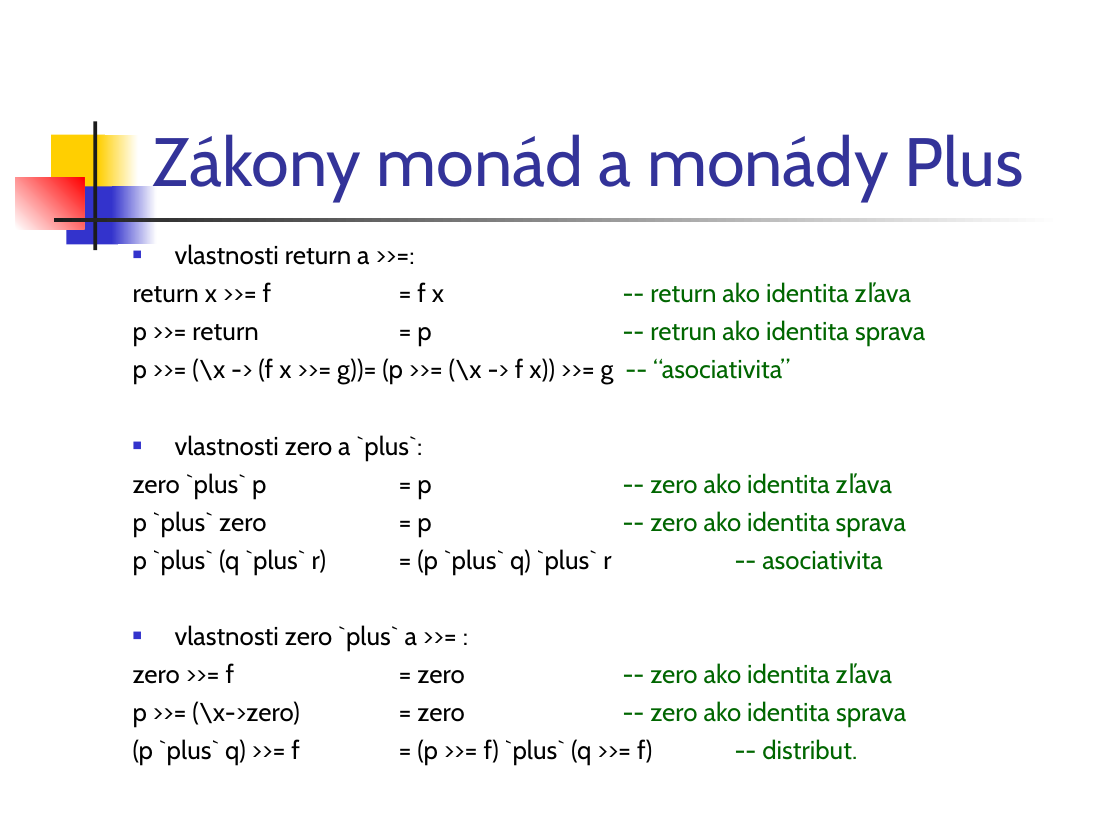
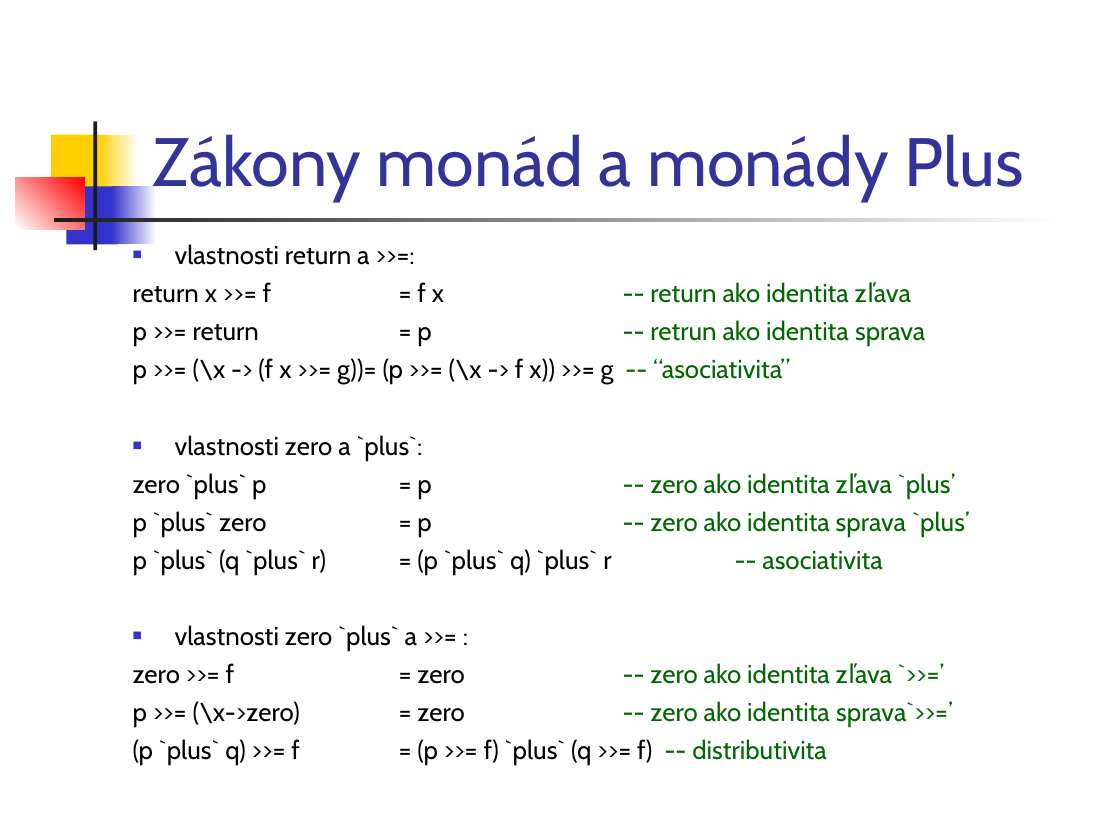
Before and after one commit to Funkcionalne/Prednasky, a slide deck: slide 7 of 12/12_fpro.ppt (slide 6 before the commit). Drawn at 1120x840 pixels with LibreOffice and Linux fonts; fonts in the diff are those of the drawing. Boxes give left, top, right and bottom in pixels: in the first picture for what was removed or moved away, otherwise in the second. Text is boxed around its words. In the diff, an @@ line names an element or a change of style, - is before the commit and + after.

```diff
--- a/12/12_fpro.ppt
+++ b/12/12_fpro.ppt
@@ text at (133, 473, 969, 536): text changed @@
-zero `plus` p = p -- zero ako identita zľava
-p `plus` zero = p -- zero ako identita sprava
+zero `plus` p = p -- zero ako identita zľava `plus’
+p `plus` zero = p -- zero ako identita sprava `plus’
@@ text at (133, 663, 952, 765): text changed; text colour #000000 to #006600 @@
-zero >>= f = zero -- zero ako identita zľava
-p >>= (\x->zero) = zero -- zero ako identita sprava
-(p `plus` q) >>= f = (p >>= f) `plus` (q >>= f) -- distribut.
+zero >>= f = zero -- zero ako identita zľava `>>=’
+p >>= (\x->zero) = zero -- zero ako identita sprava`>>=’
+(p `plus` q) >>= f = (p >>= f) `plus` (q >>= f) -- distributivita
```
Also in this commit, not shown: 18 other slides changed, 2 slides added, 1 other file.
